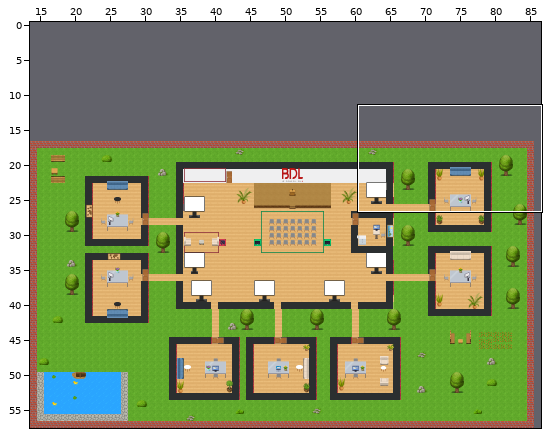
Two versions of a level (Tiled map (JSON), map.tmj). Above, an overview of the earlier version with the close-up marked.
Close-up. The starting point:
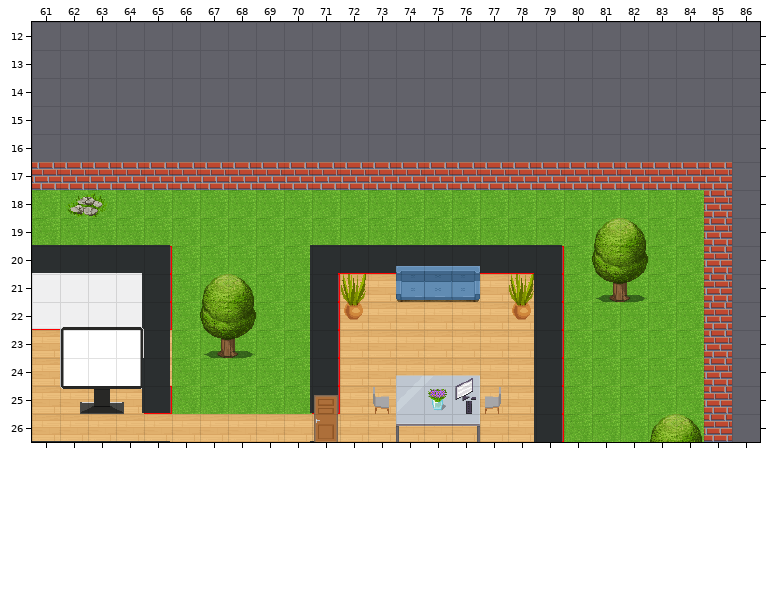
Cells are 32x32 px. Shown: x 61..86, y 12..26. The commit also changed other parts of the map, which this record leaves out. The old version is drawn lined up with the new one.
And afterwards:
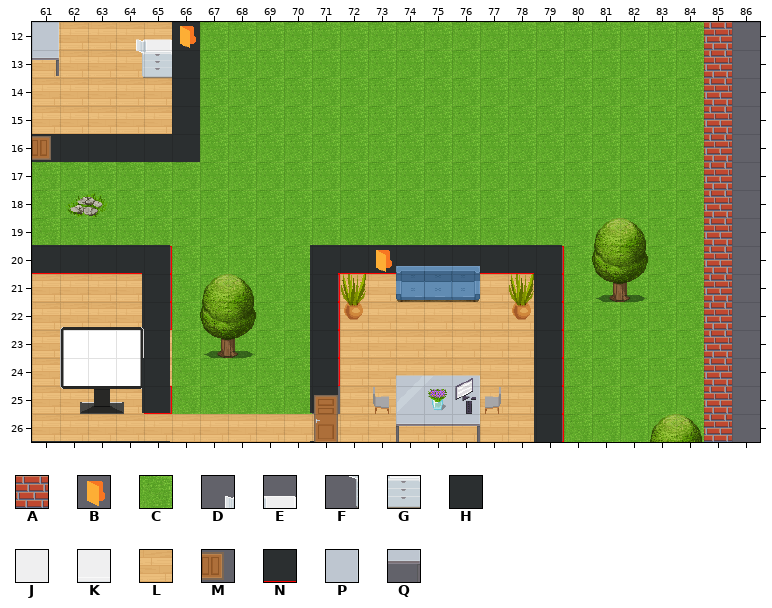
Key: from "MegaPixelArt32x32pxIcons_Sprit": A 18, B 71; from "WA_Exterior": C 625; from "WA_Miscellaneous": D 26, E 27, F 36, G 37; from "WA_Room_Builder": H 100, J 203, K 228, L 350, M 860 turned 90; from "WA_Special_Zones": N 2; from "WA_Tables": P 17, Q 27.
_ is an empty cell.
Tiles replaced or removed in this view: A, J, K, N.
See-through tiles are keyed as they look on the map.
Edits made:
Changed rows in their new state; . is an unchanged cell.
map size 90x45 -> 90x60 cells (old content now starts at 0,15; both pictures use the new coordinates)
Layer "collisions":
first column x 61:
21 ____.......
22 ____.......
25 .........._
Layer "floor/floor1":
first column x 61:
12 LLLLLHCCCCCCCCCCCCCCCCCCA
13 LLLL.HCCCCCCCCCCCCCCCCCCA
14 LLLLLHCCCCCCCCCCCCCCCCCCA
15 LLLLLHCCCCCCCCCCCCCCCCCCA
16 HHHHHHCCCCCCCCCCCCCCCCCCA
17 CCCCCCCCCCCCCCCCCCCCCCCC.
first column x 61:
21 LLLL
22 LLLL
Layer "floor/floor2":
first column x 61:
17 ________________________
Layer "walls/walls1":
first column x 61:
21 ____
22 ____
Layer "furniture/furniture1":
first column x 61:
16 M
Layer "furniture/furniture2":
first column x 61:
12 P
13 Q
Layer "furniture/furniture4":
first column x 64:
12 DEB
13 FG.
first column x 73:
20 B
Pixel boxes of the changes (left, top, right, bottom) in both close-ups:
changed: (32, 22, 732, 190)
added: (376, 250, 392, 272)
changed: (32, 273, 142, 330)
removed: (312, 386, 340, 414)
